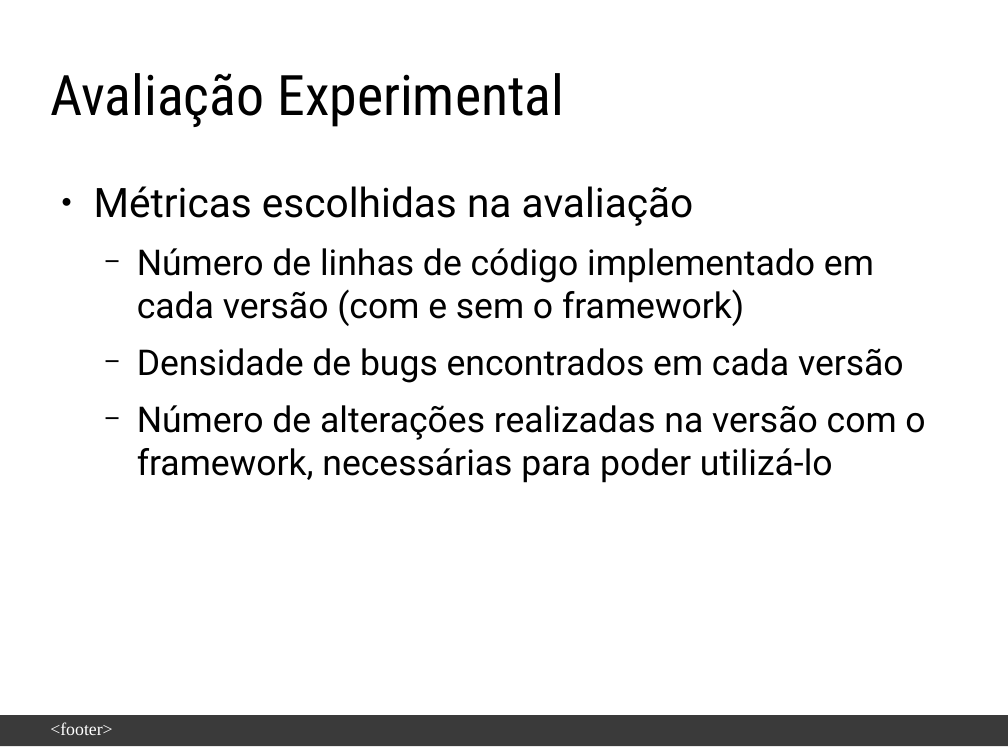
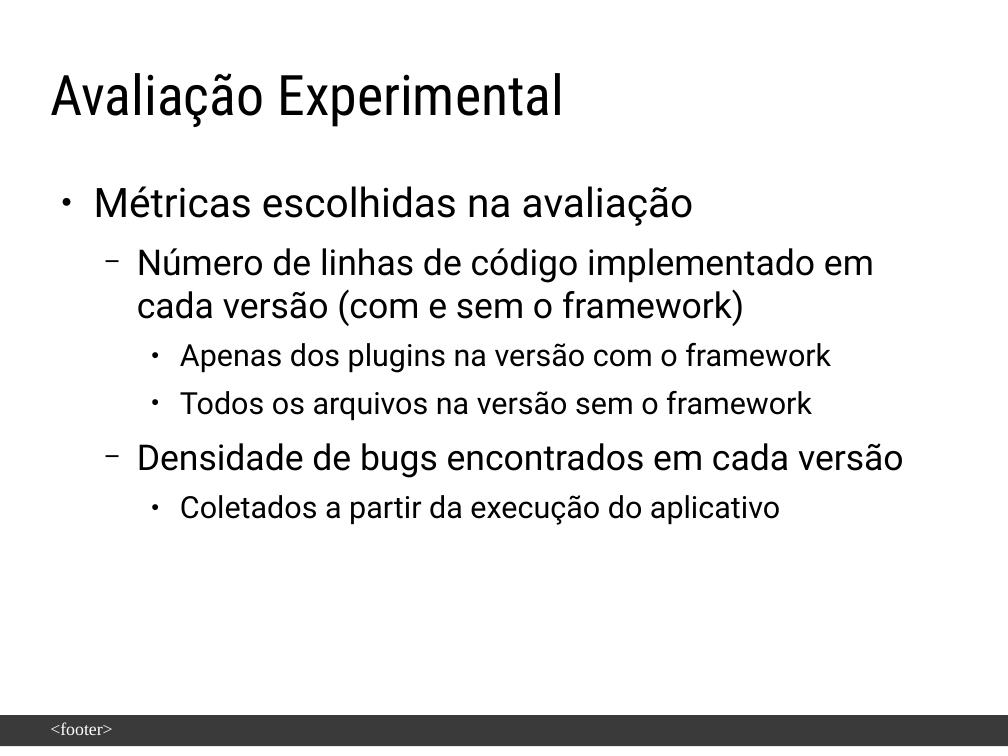
Before and after one commit to enoquesantos/tcc-latex, a slide deck: slide 14 of slide-defesa/Apresentação-EnoqueJoseneas.odp (slide 11 before the commit). Drawn at 1008x756 pixels with LibreOffice and Linux fonts; fonts in the diff are those of the drawing; background and template pictures are left out. Boxes give left, top, right and bottom in pixels: in the first picture for what was removed or moved away, otherwise in the second. Text is boxed around its words. In the diff, an @@ line names an element or a change of style, - is before the commit and + after.

```diff
--- a/slide-defesa/Apresentação-EnoqueJoseneas.odp
+++ b/slide-defesa/Apresentação-EnoqueJoseneas.odp
@@ text at (x1=180, y1=343, x2=831, y2=421): paragraphs added @@
+    ● Apenas dos plugins na versão com o framework
+    ● Todos os arquivos na versão sem o framework
@@ text at (x1=180, y1=495, x2=780, y2=525): text changed; size 28 to 24 pt @@
-  − Número de alterações realizadas na versão com o framework, necessárias para poder utilizá-lo
+    ● Coletados a partir da execução do aplicativo
```
Also in this commit, not shown: 10 other slides changed, 3 slides added, 4 other files.
